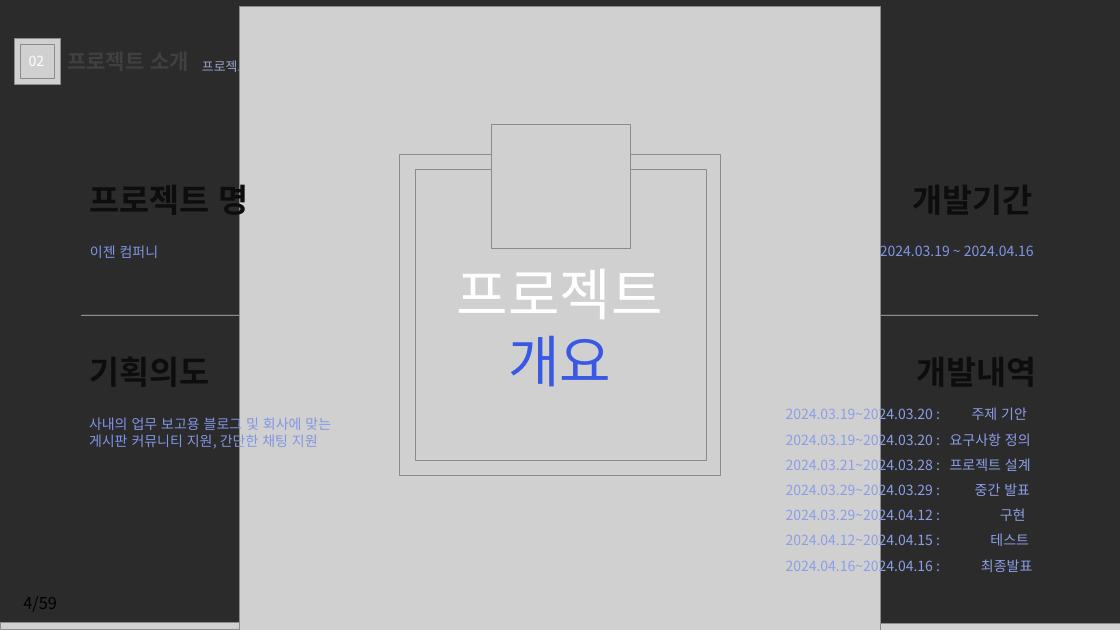
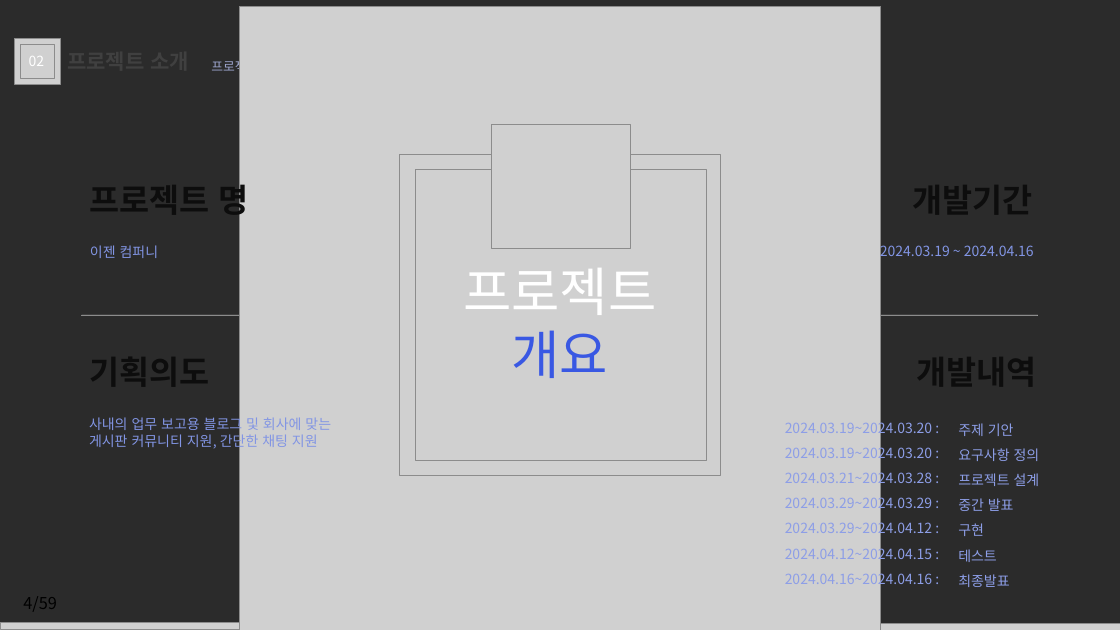
Before and after one commit to juhyeonjong2/EzenCompany, a slide deck: slide 4 of Documents/8. 발표/2. 최종발표/이젠컴퍼니.pptx. Drawn at 1120x630 pixels with LibreOffice and Linux fonts; fonts in the diff are those of the drawing; grey boxes stand for pictures; background and template pictures are left out; a plain dark background stands for a picture behind light text. Boxes give left, top, right and bottom in pixels: in the first picture for what was removed or moved away, otherwise in the second. Text is boxed around its words. In the diff, an @@ line names an element or a change of style, - is before the commit and + after.

Commit message:
최종 발표 자료

```diff
--- a/Documents/8. 발표/2. 최종발표/이젠컴퍼니.pptx
+++ b/Documents/8. 발표/2. 최종발표/이젠컴퍼니.pptx
@@ text "프로젝트 개요": place and size @@
-text "프로젝트 개요" at (202, 57, 249, 75)
+text "프로젝트 개요" at (211, 57, 258, 75)
@@ text "프로젝트" at (463, 268, 656, 378): size 48 to 45 pt @@
@@ text added at (785, 419, 932, 588), 12 pt, text #8D9EE7 @@
+2024.03.19~2024.03.20 :
+2024.03.19~2024.03.20 :
+2024.03.21~2024.03.28 :
+2024.03.29~2024.03.29 :
+2024.03.29~2024.04.12 :
+2024.04.12~2024.04.15 :
+2024.04.16~2024.04.16 :
@@ text at (958, 423, 1040, 587): text changed @@
-2024.03.19~2024.03.20 : 주제 기안
-2024.03.19~2024.03.20 : 요구사항 정의
-2024.03.21~2024.03.28 : 프로젝트 설계
-2024.03.29~2024.03.29 : 중간 발표
-2024.03.29~2024.04.12 : 구현
-2024.04.12~2024.04.15 : 테스트
-2024.04.16~2024.04.16 : 최종발표
+주제 기안
+요구사항 정의
+프로젝트 설계
+중간 발표
+구현
+테스트
+최종발표
```
Also in this commit, not shown: 19 other slides changed.
